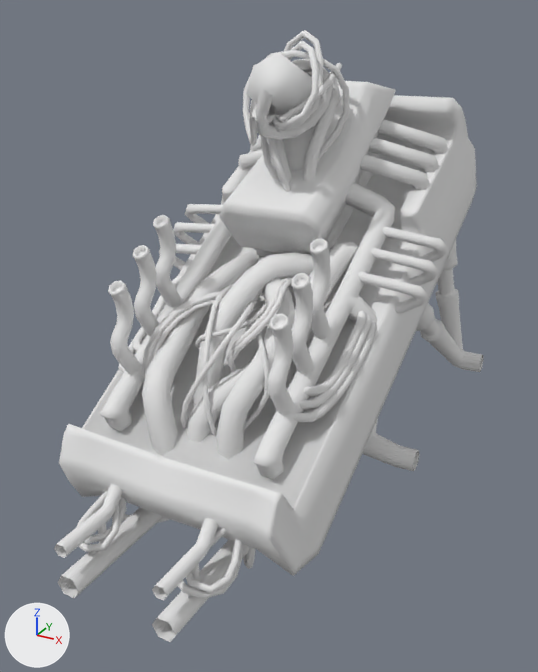
Two versions of the OBJ model data/assets/meshes/chassis-lvl2.obj, one commit apart.
Camera for both pictures: a 50 mm lens placed at (3.64, -6.66, 2.58), pointed at (0.09, -0.19, -0.65). The axes (+X, +Y, +Z) are drawn at lower left. The lights are the same throughout. Where no turn or scale is listed for an object, it has been applied to the vertices.

The first picture shows 'Chassis-Lvl1-Base_Chassis-Lvl1_Cube.001', 'Chassis-Lvl2-Addons_Chassis-Lvl1_Cube.006', 'Cylinder.016_Cylinder.000'.
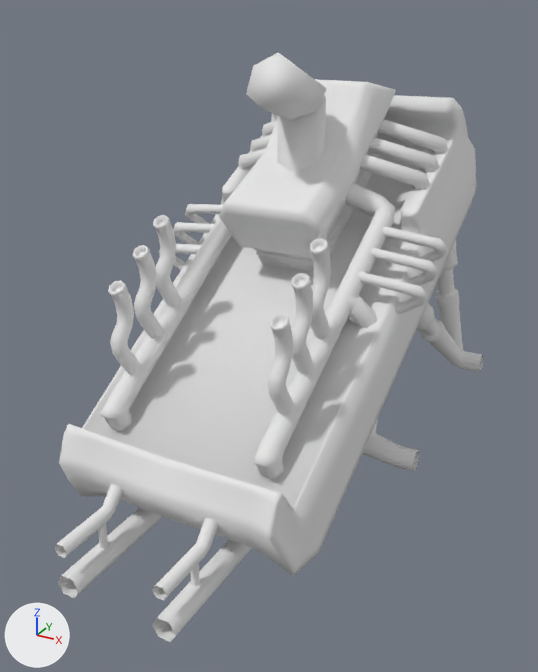
Location of each change, (x1, y1, x2, y2) in pixels of the pictures (538 x 672 px):
'Cylinder.016_Cylinder.000', deleted
    before: (118, 30, 376, 460)
part 1 of me_chassis_lvl2_addons_chassis_lvl1_cube_006, deleted
    before: (77, 487, 256, 599)

What changed in the scene script:
```text
Change me_chassis_lvl2_addons_chassis_lvl1_cube_006:
    used by ob_chassis_lvl2_addons_chassis_lvl1_cube_006; location = (0.0, 0.0, 0.0)
    remove me_chassis_lvl2_addons_chassis_lvl1_cube_006.from_pydata(...)  # 1796 vertices, 3284 faces; spans x -1.73..1.73, y -2.89..3.02, z -2.45..0.67
    add me_chassis_lvl2_addons_chassis_lvl1_cube_006.from_pydata(...)  # 1400 vertices, 2564 faces; spans x -1.73..1.73, y -2.89..3.02, z -2.16..0.67
    me_chassis_lvl2_addons_chassis_lvl1_cube_006 part 1: 6 loose pieces with 396 vertices, spanning x -0.86..0.86, y -2.59..-1.25, z -2.45..-1.66, are deleted
Remove ob_cylinder_016_cylinder_000:
    ob_cylinder_016_cylinder_000 = bpy.data.objects.new('Cylinder.016_Cylinder.000', me_cylinder_016_cylinder_000)
    ob_cylinder_016_cylinder_000.location = (0.0, 0.0, 0.0)
```
